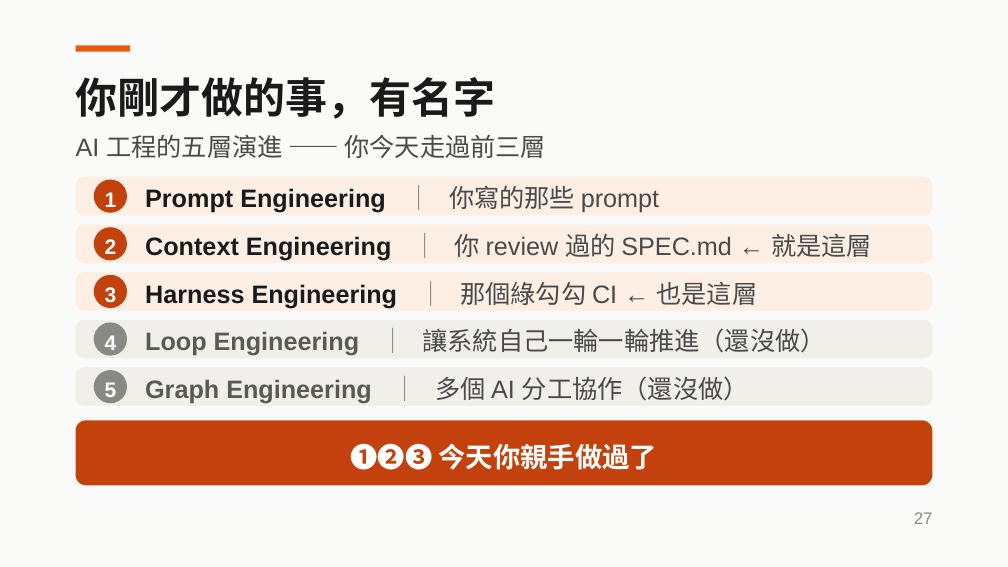
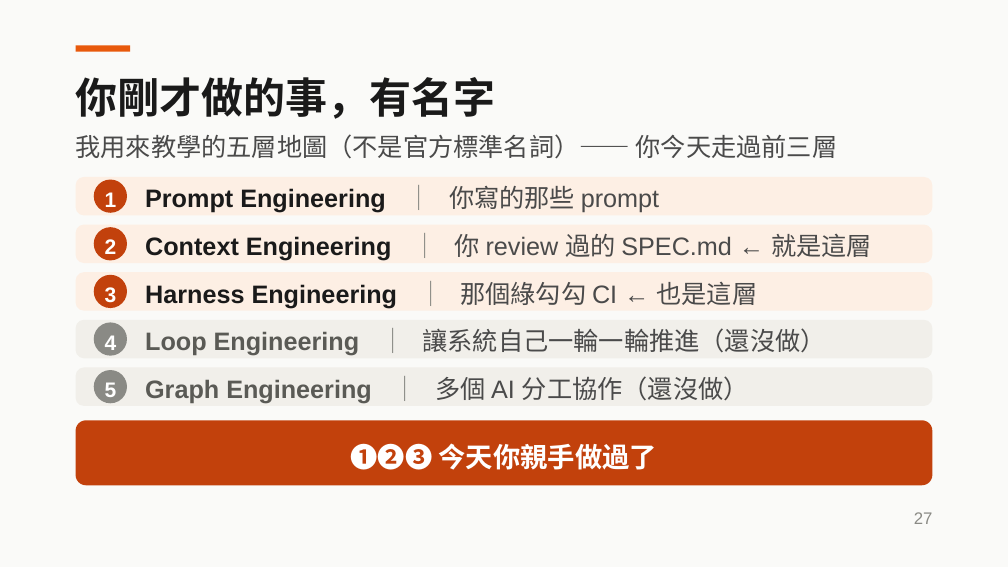
Before and after one commit to aaron20010920/unext-ai-dev-workshop, a slide deck: slide 27 of slides/2026-08-13-AI開發實戰.pptx. Drawn at 1008x567 pixels with LibreOffice and Linux fonts; fonts in the diff are those of the drawing. Boxes give left, top, right and bottom in pixels: in the first picture for what was removed or moved away, otherwise in the second. Text is boxed around its words. In the diff, an @@ line names an element or a change of style, - is before the commit and + after.

```diff
--- a/slides/2026-08-13-AI開發實戰.pptx
+++ b/slides/2026-08-13-AI開發實戰.pptx
@@ text at box(76, 134, 838, 159): text changed @@
-AI 工程的五層演進 —— 你今天走過前三層
+我用來教學的五層地圖（不是官方標準名詞）—— 你今天走過前三層
```
Also in this commit, not shown: 5 other slides changed, 3 other files.
